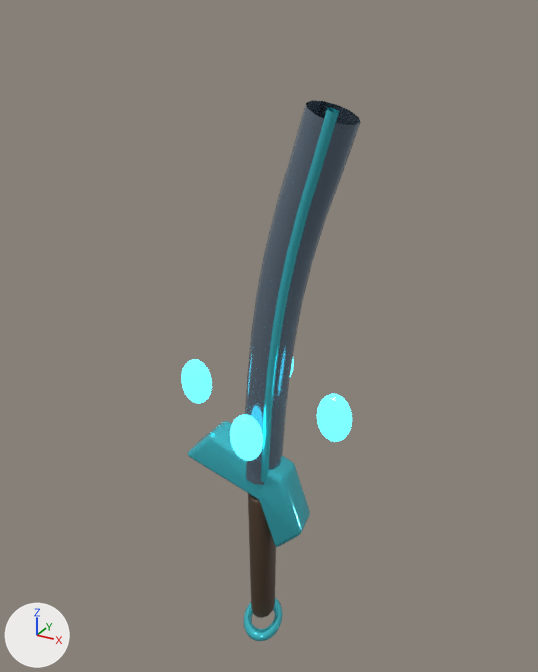
The glTF model public/models/gear/sword_v8.glb: old version first, new version second.
Rendered twice from a 50 mm lens placed at (2.54, -4.52, 3.49), pointed at (0.0, 0.11, 1.18). The lights are fixed; the arrows at lower left show +X, +Y and +Z. The picture after the commit comes second. Vertices at exactly the same position are counted once.

Names of what the first picture shows: 'ASCENDANT_GEM_EMISSIVE', 'ASCENDANT_GEM_EMISSIVE.002', 'ASCENDANT_GEM_EMISSIVE.003', 'CURVED_SABRE_BLADE_PRIMARY', 'GRIP_SECONDARY', 'KNUCKLE_GUARD_ACCENT', 'POMMEL_ACCENT', 'SABRE_EDGE_ACCENT'.
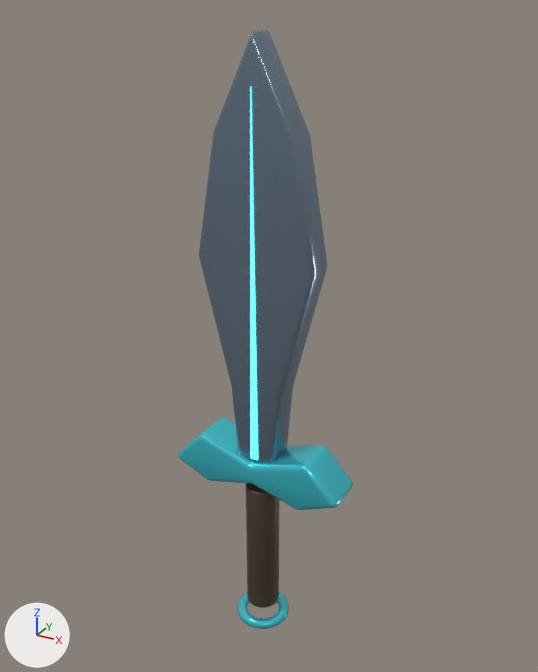
Diff of the bpy script that builds the scene:
```diff
--- a/public/models/gear/sword_v8.glb.py
+++ b/public/models/gear/sword_v8.glb.py
@@ me_cylinder_009 @@
-me_cylinder_009.from_pydata(...)  # 224 vertices, 444 faces; spans x -0.118..0.118, y -0.153..0.153, z -0.732..0.51
+me_cylinder_009.from_pydata(...)  # 224 vertices, 444 faces; spans x -0.14..0.14, y -0.14..0.14, z -0.61..0.61
+# me_cylinder_009 part 1: 224 of 224 vertices moved; they spanned x -0.118..0.118, y -0.153..0.153, z -0.732..0.51 and now span x -0.14..0.14, y -0.14..0.14, z -0.61..0.61; mean shift (0.0, 0.0, 0.111)
 me_cylinder_009.materials.append(mat_deep_secondary)
@@ me_torus_029 @@
-me_torus_029.from_pydata(...)  # 576 vertices, 1152 faces; spans x -0.185..0.185, y -0.26..0.26, z -0.215..-0.118
+me_torus_029.from_pydata(...)  # 576 vertices, 1152 faces; spans x -0.234..0.234, y -0.234..0.234, z -0.045..0.045
+# me_torus_029 part 2: 576 of 576 vertices moved; they spanned x -0.185..0.185, y -0.26..0.26, z -0.215..-0.118 and now span x -0.234..0.234, y -0.234..0.234, z -0.045..0.045; mean shift (0.0, 0.0, 0.166)
 me_torus_029.materials.append(mat_deep_accent)
@@ ob_curved_sabre_blade_primary @@
-ob_curved_sabre_blade_primary = bpy.data.objects.new('CURVED_SABRE_BLADE_PRIMARY', me_curved_sabre_blade_002)
@@ ob_sabre_edge_accent @@
-ob_sabre_edge_accent = bpy.data.objects.new('SABRE_EDGE_ACCENT', me_sabre_edge_002)
@@ ob_knuckle_guard_accent @@
-ob_knuckle_guard_accent = bpy.data.objects.new('KNUCKLE_GUARD_ACCENT', me_knuckle_guard_002)
@@ ob_grip_secondary @@
 ob_grip_secondary = bpy.data.objects.new('GRIP_SECONDARY', me_cylinder_009)
-ob_grip_secondary.location = (0.0, 0.0, -0.7)
+ob_grip_secondary.location = (0.0, 0.0, -0.72)
@@ ob_pommel_accent @@
 ob_pommel_accent = bpy.data.objects.new('POMMEL_ACCENT', me_torus_029)
-ob_pommel_accent.location = (0.0, 0.0, -1.395)
+ob_pommel_accent.location = (0.0, 0.0, -1.45)
@@ ob_ascendant_gem_emissive @@
-ob_ascendant_gem_emissive = bpy.data.objects.new('ASCENDANT_GEM_EMISSIVE', me_icosphere_008)
@@ ob_ascendant_gem_emissive_002 @@
-ob_ascendant_gem_emissive_002 = bpy.data.objects.new('ASCENDANT_GEM_EMISSIVE.002', me_icosphere_010)
@@ ob_ascendant_gem_emissive_003 @@
-ob_ascendant_gem_emissive_003 = bpy.data.objects.new('ASCENDANT_GEM_EMISSIVE.003', me_icosphere_011)
@@ ob_leafblade_spine_emissive @@
+ob_leafblade_spine_emissive = bpy.data.objects.new('LEAFBLADE_SPINE_EMISSIVE', me_leafblade_spine)  # 114 vertices, 224 faces; spans x -0.03..0.03, y -0.14..0.14, z 0.2..3.03; in mat_deep_emissive (cyan #307c8b, glowing cyan #50edff)
+ob_leafblade_spine_emissive.location = (0.0, 0.0, 0.0)
@@ ob_leafblade_guard_accent @@
+ob_leafblade_guard_accent = bpy.data.objects.new('LEAFBLADE_GUARD_ACCENT', me_leafblade_guard)  # 276 vertices, 548 faces; spans x -0.74..0.74, y -0.19..0.19, z -0.122..0.309; in mat_deep_accent (cyan #50ddeb)
+ob_leafblade_guard_accent.location = (0.0, 0.0, 0.0)
@@ ob_leafblade_blade_primary @@
+ob_leafblade_blade_primary = bpy.data.objects.new('LEAFBLADE_BLADE_PRIMARY', me_leafblade_blade)  # 174 vertices, 344 faces; spans x -0.48..0.48, y -0.13..0.13, z 0.08..3.36; in mat_deep_primary (greyish blue #8497aa)
+ob_leafblade_blade_primary.location = (0.0, 0.0, 0.0)
```

Pixel boxes [x1, y1, x2, y2] of what changed, in the pictures (538 x 672 px):
'LEAFBLADE_BLADE_PRIMARY', added: after [199, 30, 328, 463]
'CURVED_SABRE_BLADE_PRIMARY', deleted: before [245, 100, 360, 485]
'LEAFBLADE_GUARD_ACCENT', added (cyan): after [178, 417, 353, 510]
'KNUCKLE_GUARD_ACCENT', deleted (cyan): before [188, 421, 310, 547]
'GRIP_SECONDARY', reshaped, moved (17% wider): before [248, 493, 276, 618]; after [246, 483, 279, 608]
'SABRE_EDGE_ACCENT', deleted: before [260, 108, 339, 482]
'LEAFBLADE_SPINE_EMISSIVE', added (cyan): after [250, 86, 258, 460]
'ASCENDANT_GEM_EMISSIVE', deleted (cyan): before [317, 394, 352, 442]
'POMMEL_ACCENT', reshaped, moved (32% wider, 14% shorter): before [244, 598, 283, 641]; after [237, 592, 289, 629]
'ASCENDANT_GEM_EMISSIVE.003', deleted (cyan): before [230, 414, 263, 461]
'ASCENDANT_GEM_EMISSIVE.002', deleted (cyan): before [181, 359, 212, 404]
